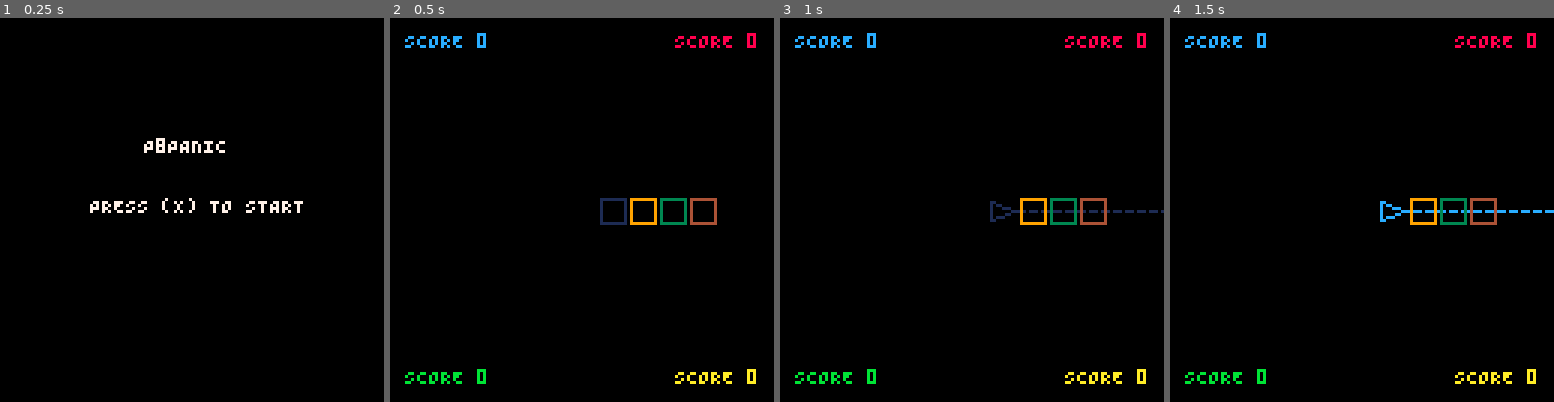
Above: before the commit, frames 1-4 (left to right).
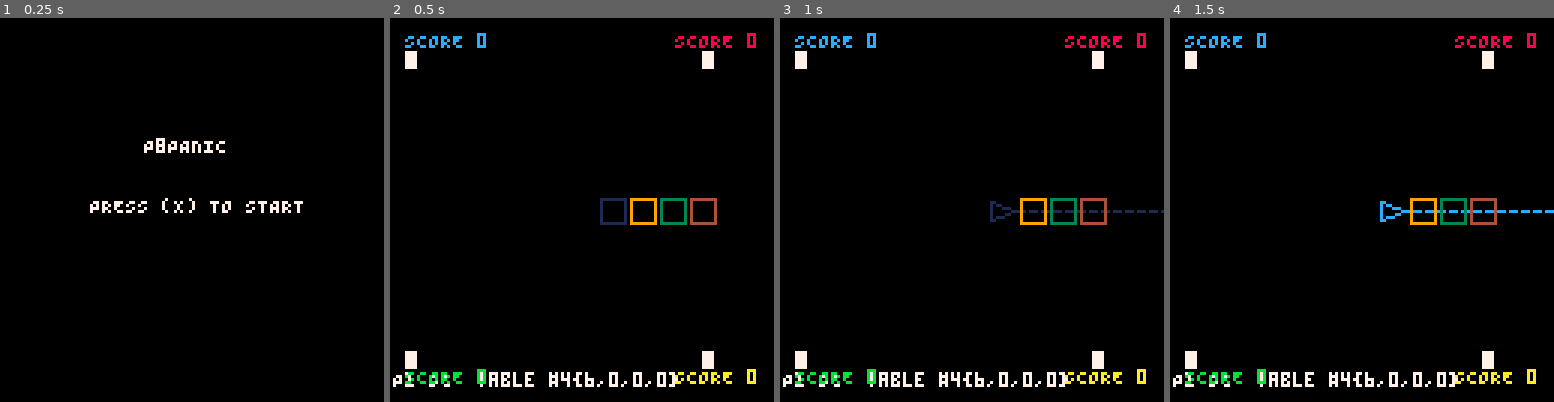
Above: after the commit, the same moments.

Repository: Arcadesys/p8panic
Game: PICO-8 cartridge p_8_panic.p8
Two runs of this game, one before a commit and one after it. Both use one fixed random seed, a clock stepped at 60 frames per second and the inputs below.
Inputs:
- Up to frame 1 (0.25 s): no input
- Up to frame 2 (0.5 s): tap X (X key) at 0.33 s
- Up to frame 3 (1 s): tap O (Z key) at 0.7 s
- Up to frame 4 (1.5 s): tap X (X key) at 1.07 s

Frame 1 is identical in both runs. In frame 2, 1.5% of the frame differs, in the area x 0-85%, y 8-97%; in frame 3, 1.5%; in frame 4, 1.5%.

Commit message:
Enhance player management and UI: Initialize stash_counts and captured_pieces_count; update stash handling logic; rename score_pieces to update_game_state for clarity.

Diff:
--- a/p_8_panic.p8
+++ b/p_8_panic.p8
@@ -138,10 +138,12 @@
     score = initial_score or 0,
     color = color,
     ghost_color = ghost_color,
-    stash = {} -- Initialize stash as an empty table
+    stash = {}, -- Initialize stash as an empty table
+    stash_counts = {STASH_SIZE or 6, 0, 0, 0}, -- Initialize stash_counts with STASH_SIZE in the first slot
+    captured_pieces_count = 0 -- Initialize captured_pieces_count
   }
-  -- Initialize stash with configurable number of pieces (STASH_SIZE) of the player\'s own color
-  -- STASH_SIZE should be a global variable accessible here, typically set by menu/game init.
+  -- Initialize stash with configurable number of pieces (STASH_SIZE) of the player's own color
+  -- This line might be for a different piece tracking mechanism, HUD uses stash_counts.
   instance.stash[color] = STASH_SIZE or 6 -- Access global STASH_SIZE explicitly
   setmetatable(instance, self)
   return instance
@@ -187,12 +189,35 @@
 
 -- Method to use a piece from the stash
 -- Returns true if successful, false otherwise
-function Player:use_piece_from_stash(piece_color)
-  if self:has_piece_in_stash(piece_color) then
-    self.stash[piece_color] = self.stash[piece_color] - 1
-    return true
-  end
-  return false
+function Player:use_piece_from_stash(piece_color_to_use)
+  -- Assumption: The piece_color_to_use is the player's own primary color,
+  -- and this corresponds to the first slot in stash_counts.
+  if piece_color_to_use == self.color then
+    if self.stash_counts[1] > 0 then
+      self.stash_counts[1] = self.stash_counts[1] - 1
+      -- Also update the old self.stash table for consistency, though HUD uses stash_counts
+      if self.stash[piece_color_to_use] and self.stash[piece_color_to_use] > 0 then
+        self.stash[piece_color_to_use] = self.stash[piece_color_to_use] - 1
+      end
+      printh("P"..self.id.." used piece. Stash counts[1]: "..self.stash_counts[1]) -- DEBUG
+      return true
+    else
+      printh("P"..self.id.." has no pieces of type 1 (color "..piece_color_to_use..") in stash_counts.") -- DEBUG
+      return false
+    end
+  else
+    -- If trying to use a piece of a different color (e.g., captured pieces of other types)
+    -- This part needs more complex logic if players can place other colored pieces from stash_counts[2-4]
+    -- For now, we only allow placing the primary piece type from stash_counts[1]
+    printh("P"..self.id.." tried to use non-primary color "..piece_color_to_use..". Not implemented for stash_counts.") -- DEBUG
+
+    -- Fallback to old logic for other colors, though this won't affect HUD
+    if self:has_piece_in_stash(piece_color_to_use) then
+      self.stash[piece_color_to_use] = self.stash[piece_color_to_use] - 1
+      return true -- This won't update HUD correctly for these pieces
+    end
+    return false
+  end
 end
 
 -- Module-level table player_manager is already defined globally in 0.init.lua
@@ -395,8 +420,8 @@
   pieces = remaining_pieces
 end
 
--- Renamed from score_attackers to score_pieces to reflect broader scope
-score_pieces = score_pieces
+-- Renamed from score_pieces to update_game_state to reflect broader scope
+update_game_state = score_pieces
 -->8
 -- src/5.piece.lua
 
@@ -913,7 +938,7 @@
 -- This file will contain functions for drawing UI elements,
 -- including the main menu and in-game HUD.
 
---#globals cls print N_PLAYERS player_manager cursors global_game_state player_count stash_count tostring
+--#globals cls print N_PLAYERS player_manager cursors global_game_state player_count stash_count tostring rectfill min type pairs
 
 ui = {}
 
@@ -930,20 +955,6 @@
 end
 
 function ui.draw_game_hud()
-  -- DEBUG: Check N_PLAYERS and player_manager status (commented out)
-  -- local pm_text = "PM_T: " .. type(player_manager)
-  -- if type(player_manager) == "table" then
-  --   local key_count = 0
-  --   for _ in pairs(player_manager) do key_count = key_count + 1 end
-  --   pm_text = pm_text .. " PM_KEYS: " .. key_count
-  --   if type(player_manager.current_players) == "table" then
-  --     pm_text = pm_text .. " CUR_P_T: table CUR_P_#: " .. #player_manager.current_players
-  --   else
-  --     pm_text = pm_text .. " CUR_P_T: " .. type(player_manager.current_players)
-  --   end
-  -- end
-  -- print("N_P:"..tostring(N_PLAYERS).." " .. pm_text, 1, 1, 13) -- Print debug info at top-left
-
   local screen_w = 128
   local screen_h = 128
   local margin = 5
@@ -960,7 +971,6 @@
     { x = screen_w - margin, y = screen_h - margin - line_h, align_right = true, stash_y_multiplier = -1 }
   }
 
-  -- Configuration for stash item display colors
   local stash_slot_colors = {
     7,  -- Slot 1: White
     12, -- Slot 2: Dark Blue
@@ -982,32 +992,58 @@
       local score_val = p.score or 0
       local score_text_prefix = "SCORE "
       local score_text_full = score_text_prefix .. score_val
-
       local print_x_score
       if align_right then
-        print_x_score = current_x_anchor - (#score_text_full * 4) -- Approx char width 4px
+        print_x_score = current_x_anchor - (#score_text_full * 4)
       else
         print_x_score = current_x_anchor
       end
-      -- Print score with player's color, fallback to white (7)
       print(score_text_full, print_x_score, score_print_y, p.color or 7)
 
-      -- 2. Print Stash (up to 4 items/counts)
-      for k = 1, 4 do
-        local stash_item_y = score_print_y + (k * line_h * corner_cfg.stash_y_multiplier)
+      -- 2. Print Stash Bars
+      local bar_width = 4
+      local bar_h_spacing = 1 -- Horizontal space between bars
+      local effective_bar_step = bar_width + bar_h_spacing
+      local stash_item_max_height = 8
+      local num_stash_types = 4 -- Assuming 4 types/slots for stash items
+      local total_stash_block_width = (num_stash_types * bar_width) + ((num_stash_types - 1) * bar_h_spacing)
+
+      -- Debug print for Player 1's stash_counts
+      if p.id == 1 then
+        local debug_stash_text = "P1 SC: " .. type(p.stash_counts)
+        if type(p.stash_counts) == "table" then
+          debug_stash_text = debug_stash_text .. " #" .. #p.stash_counts .. "{"
+          for si=1, #p.stash_counts do -- Iterate up to actual length if less than 4
+            debug_stash_text = debug_stash_text .. (p.stash_counts[si] or "nil") .. (si < #p.stash_counts and "," or "")
+          end
+          debug_stash_text = debug_stash_text .. "}"
+        end
+        print(debug_stash_text, 1, screen_h - margin - 5, 7) -- Print at bottom-left
+      end
+
+      local block_render_start_x
+      if align_right then
+        block_render_start_x = current_x_anchor - total_stash_block_width
+      else
+        block_render_start_x = current_x_anchor
+      end
+
+      for k = 1, num_stash_types do
         local count = (p.stash_counts and p.stash_counts[k]) or 0
-
-        if count > 0 then -- Only display if count is positive
-          local item_text = tostring(count)
-          local item_color = stash_slot_colors[k] or 7 -- Fallback to white
-
-          local print_x_item
-          if align_right then
-            print_x_item = current_x_anchor - (#item_text * 4)
-          else
-            print_x_item = current_x_anchor
+        local item_color = stash_slot_colors[k] or 7
+
+        if count > 0 then
+          local bar_height = min(count, stash_item_max_height)
+          local current_bar_x_start = block_render_start_x + (k-1) * effective_bar_step
+          local current_bar_x_end = current_bar_x_start + bar_width - 1
+
+          if corner_cfg.stash_y_multiplier == 1 then -- Bars go down from score line
+            local bar_top_y = score_print_y + line_h -- Start Y for the bar (below score text's allocated line_h)
+            rectfill(current_bar_x_start, bar_top_y, current_bar_x_end, bar_top_y + bar_height - 1, item_color)
+          else -- Bars go up from score line (stash_y_multiplier == -1)
+            local bar_bottom_y = score_print_y - 1 -- End Y for the bar (above score text's allocated line_h)
+            rectfill(current_bar_x_start, bar_bottom_y - bar_height + 1, current_bar_x_end, bar_bottom_y, item_color)
           end
-          print(item_text, print_x_item, stash_item_y, item_color)
         end
       end
     end
--- a/src/1.player.lua
+++ b/src/1.player.lua
@@ -12,10 +12,12 @@
     score = initial_score or 0,
     color = color,
     ghost_color = ghost_color,
-    stash = {} -- Initialize stash as an empty table
+    stash = {}, -- Initialize stash as an empty table
+    stash_counts = {STASH_SIZE or 6, 0, 0, 0}, -- Initialize stash_counts with STASH_SIZE in the first slot
+    captured_pieces_count = 0 -- Initialize captured_pieces_count
   }
-  -- Initialize stash with configurable number of pieces (STASH_SIZE) of the player\'s own color
-  -- STASH_SIZE should be a global variable accessible here, typically set by menu/game init.
+  -- Initialize stash with configurable number of pieces (STASH_SIZE) of the player's own color
+  -- This line might be for a different piece tracking mechanism, HUD uses stash_counts.
   instance.stash[color] = STASH_SIZE or 6 -- Access global STASH_SIZE explicitly
   setmetatable(instance, self)
   return instance
@@ -61,12 +63,35 @@
 
 -- Method to use a piece from the stash
 -- Returns true if successful, false otherwise
-function Player:use_piece_from_stash(piece_color)
-  if self:has_piece_in_stash(piece_color) then
-    self.stash[piece_color] = self.stash[piece_color] - 1
-    return true
+function Player:use_piece_from_stash(piece_color_to_use)
+  -- Assumption: The piece_color_to_use is the player's own primary color,
+  -- and this corresponds to the first slot in stash_counts.
+  if piece_color_to_use == self.color then
+    if self.stash_counts[1] > 0 then
+      self.stash_counts[1] = self.stash_counts[1] - 1
+      -- Also update the old self.stash table for consistency, though HUD uses stash_counts
+      if self.stash[piece_color_to_use] and self.stash[piece_color_to_use] > 0 then
+        self.stash[piece_color_to_use] = self.stash[piece_color_to_use] - 1
+      end
+      printh("P"..self.id.." used piece. Stash counts[1]: "..self.stash_counts[1]) -- DEBUG
+      return true
+    else
+      printh("P"..self.id.." has no pieces of type 1 (color "..piece_color_to_use..") in stash_counts.") -- DEBUG
+      return false
+    end
+  else
+    -- If trying to use a piece of a different color (e.g., captured pieces of other types)
+    -- This part needs more complex logic if players can place other colored pieces from stash_counts[2-4]
+    -- For now, we only allow placing the primary piece type from stash_counts[1]
+    printh("P"..self.id.." tried to use non-primary color "..piece_color_to_use..". Not implemented for stash_counts.") -- DEBUG
+
+    -- Fallback to old logic for other colors, though this won't affect HUD
+    if self:has_piece_in_stash(piece_color_to_use) then
+      self.stash[piece_color_to_use] = self.stash[piece_color_to_use] - 1
+      return true -- This won't update HUD correctly for these pieces
+    end
+    return false
   end
-  return false
 end
 
 -- Module-level table player_manager is already defined globally in 0.init.lua
--- a/src/2.scoring.lua
+++ b/src/2.scoring.lua
@@ -113,5 +113,5 @@
   pieces = remaining_pieces
 end
 
--- Renamed from score_attackers to score_pieces to reflect broader scope
-score_pieces = score_pieces
+-- Renamed from score_pieces to update_game_state to reflect broader scope
+update_game_state = score_pieces
--- a/src/6.ui.lua
+++ b/src/6.ui.lua
@@ -2,7 +2,7 @@
 -- This file will contain functions for drawing UI elements,
 -- including the main menu and in-game HUD.
 
---#globals cls print N_PLAYERS player_manager cursors global_game_state player_count stash_count tostring
+--#globals cls print N_PLAYERS player_manager cursors global_game_state player_count stash_count tostring rectfill min type pairs
 
 ui = {}
 
@@ -19,20 +19,6 @@
 end
 
 function ui.draw_game_hud()
-  -- DEBUG: Check N_PLAYERS and player_manager status (commented out)
-  -- local pm_text = "PM_T: " .. type(player_manager)
-  -- if type(player_manager) == "table" then
-  --   local key_count = 0
-  --   for _ in pairs(player_manager) do key_count = key_count + 1 end
-  --   pm_text = pm_text .. " PM_KEYS: " .. key_count
-  --   if type(player_manager.current_players) == "table" then
-  --     pm_text = pm_text .. " CUR_P_T: table CUR_P_#: " .. #player_manager.current_players
-  --   else
-  --     pm_text = pm_text .. " CUR_P_T: " .. type(player_manager.current_players)
-  --   end
-  -- end
-  -- print("N_P:"..tostring(N_PLAYERS).." " .. pm_text, 1, 1, 13) -- Print debug info at top-left
-
   local screen_w = 128
   local screen_h = 128
   local margin = 5
@@ -49,7 +35,6 @@
     { x = screen_w - margin, y = screen_h - margin - line_h, align_right = true, stash_y_multiplier = -1 }
   }
 
-  -- Configuration for stash item display colors
   local stash_slot_colors = {
     7,  -- Slot 1: White
     12, -- Slot 2: Dark Blue
@@ -71,32 +56,58 @@
       local score_val = p.score or 0
       local score_text_prefix = "SCORE "
       local score_text_full = score_text_prefix .. score_val
-
       local print_x_score
       if align_right then
-        print_x_score = current_x_anchor - (#score_text_full * 4) -- Approx char width 4px
+        print_x_score = current_x_anchor - (#score_text_full * 4)
       else
         print_x_score = current_x_anchor
       end
-      -- Print score with player's color, fallback to white (7)
       print(score_text_full, print_x_score, score_print_y, p.color or 7)
 
-      -- 2. Print Stash (up to 4 items/counts)
-      for k = 1, 4 do
-        local stash_item_y = score_print_y + (k * line_h * corner_cfg.stash_y_multiplier)
+      -- 2. Print Stash Bars
+      local bar_width = 4
+      local bar_h_spacing = 1 -- Horizontal space between bars
+      local effective_bar_step = bar_width + bar_h_spacing
+      local stash_item_max_height = 8
+      local num_stash_types = 4 -- Assuming 4 types/slots for stash items
+      local total_stash_block_width = (num_stash_types * bar_width) + ((num_stash_types - 1) * bar_h_spacing)
+
+      -- Debug print for Player 1's stash_counts
+      if p.id == 1 then
+        local debug_stash_text = "P1 SC: " .. type(p.stash_counts)
+        if type(p.stash_counts) == "table" then
+          debug_stash_text = debug_stash_text .. " #" .. #p.stash_counts .. "{"
+          for si=1, #p.stash_counts do -- Iterate up to actual length if less than 4
+            debug_stash_text = debug_stash_text .. (p.stash_counts[si] or "nil") .. (si < #p.stash_counts and "," or "")
+          end
+          debug_stash_text = debug_stash_text .. "}"
+        end
+        print(debug_stash_text, 1, screen_h - margin - 5, 7) -- Print at bottom-left
+      end
+
+      local block_render_start_x
+      if align_right then
+        block_render_start_x = current_x_anchor - total_stash_block_width
+      else
+        block_render_start_x = current_x_anchor
+      end
+
+      for k = 1, num_stash_types do
         local count = (p.stash_counts and p.stash_counts[k]) or 0
+        local item_color = stash_slot_colors[k] or 7
 
-        if count > 0 then -- Only display if count is positive
-          local item_text = tostring(count)
-          local item_color = stash_slot_colors[k] or 7 -- Fallback to white
+        if count > 0 then
+          local bar_height = min(count, stash_item_max_height)
+          local current_bar_x_start = block_render_start_x + (k-1) * effective_bar_step
+          local current_bar_x_end = current_bar_x_start + bar_width - 1
 
-          local print_x_item
-          if align_right then
-            print_x_item = current_x_anchor - (#item_text * 4)
-          else
-            print_x_item = current_x_anchor
+          if corner_cfg.stash_y_multiplier == 1 then -- Bars go down from score line
+            local bar_top_y = score_print_y + line_h -- Start Y for the bar (below score text's allocated line_h)
+            rectfill(current_bar_x_start, bar_top_y, current_bar_x_end, bar_top_y + bar_height - 1, item_color)
+          else -- Bars go up from score line (stash_y_multiplier == -1)
+            local bar_bottom_y = score_print_y - 1 -- End Y for the bar (above score text's allocated line_h)
+            rectfill(current_bar_x_start, bar_bottom_y - bar_height + 1, current_bar_x_end, bar_bottom_y, item_color)
           end
-          print(item_text, print_x_item, stash_item_y, item_color)
         end
       end
     end
